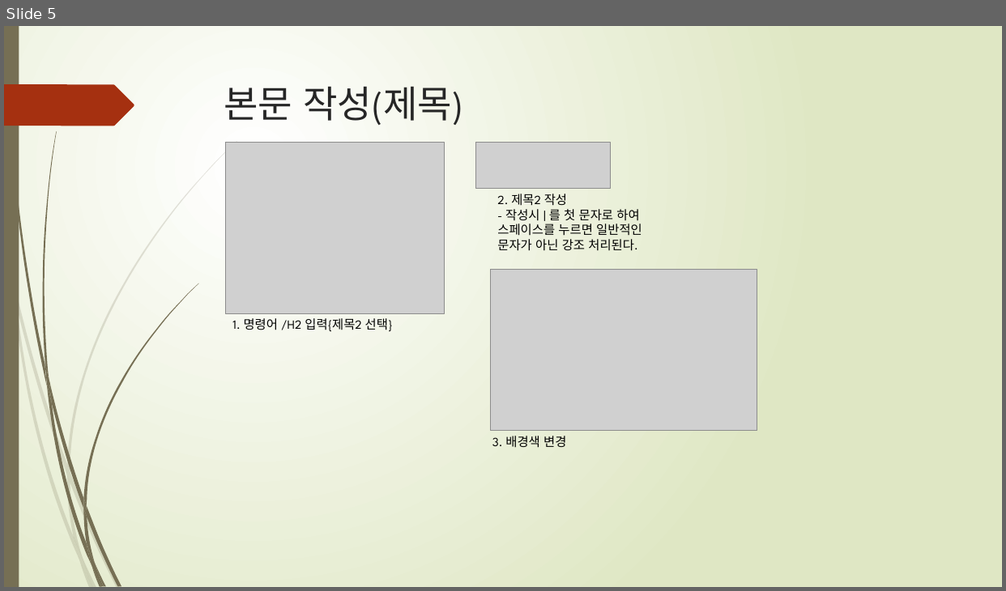
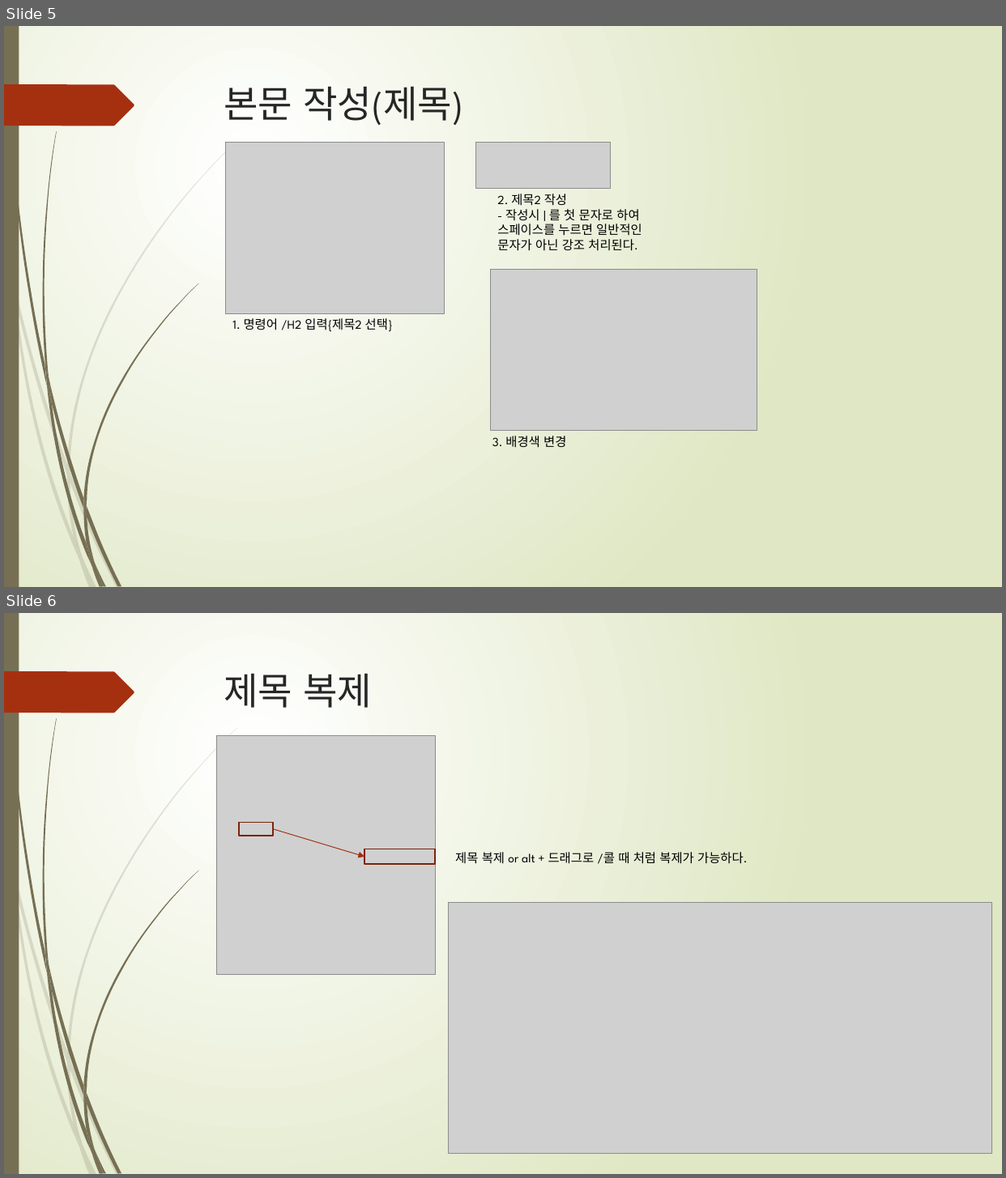
Before and after one commit to khb3025/Notion, a slide deck: Notion_Basic.1.pptx. Shown one above the other, each under a label of ours: slide 5 before the commit, slides 5 and 6 after it. The pictures are 1006x591 and 1006x1178 pixels, drawn with LibreOffice and Linux fonts; fonts in the diff are those of the drawing; grey boxes stand for pictures. Boxes give left, top, right and bottom in pixels: in the first picture for what was removed or moved away, otherwise in the second. Text is boxed around its words. In the diff, an @@ line names an element or a change of style, - is before the commit and + after.

```diff
--- a/Notion_Basic.1.pptx
+++ b/Notion_Basic.1.pptx
@@ slide 6 added at (4, 613, 1002, 1174), background gradient #FFFFFF to #DFE8C4; not listed: 24 template elements that a slide beside it also shows @@
@@ title added at (224, 673, 372, 708), 36 pt, text #262626 @@
+제목 복제
@@ group added at (216, 736, 435, 975): 2 rectangles, 1 picture, 1 arrow @@
@@ text added at (455, 852, 748, 864), 12 pt, text #000000 @@
+제목 복제 or alt + 드래그로 /콜 때 처럼 복제가 가능하다.
@@ picture added at (448, 902, 991, 1153) @@
```
Also in this commit, not shown: 1 other file.
